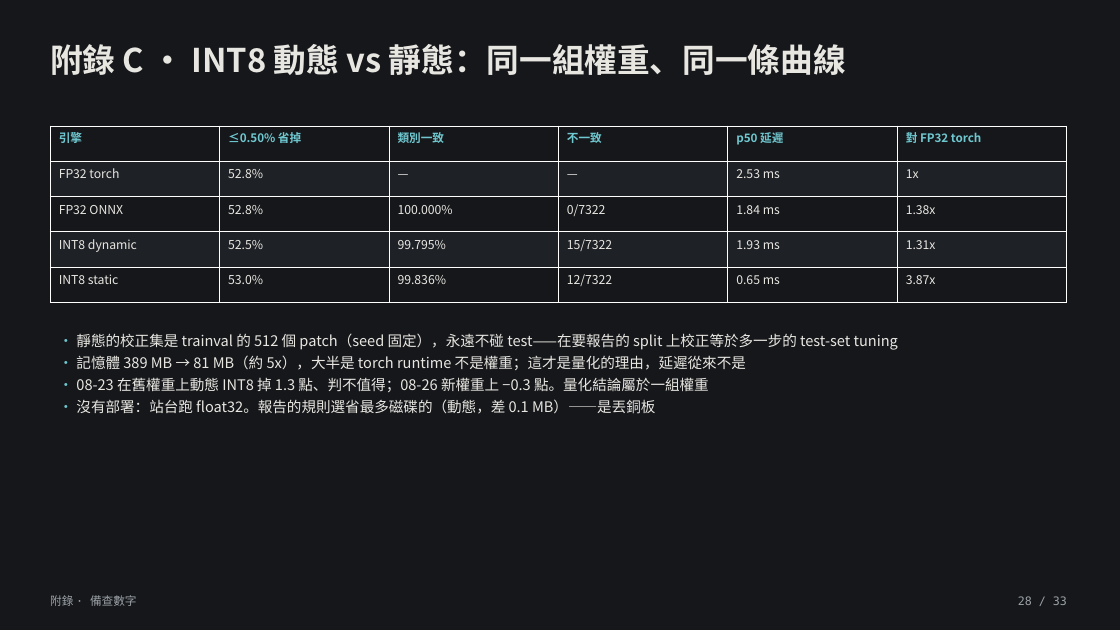
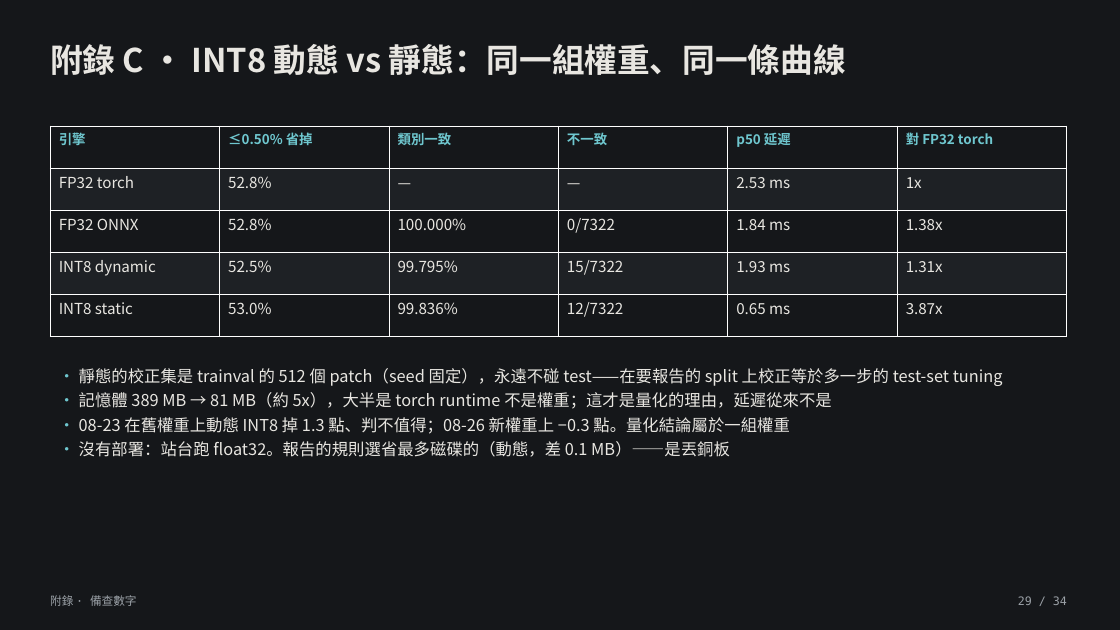
Before and after one commit to lin891020/aoi-agent, a slide deck: slide 29 of docs/deck/aoi-agent-journey.zh-TW.pptx (slide 28 before the commit). Drawn at 1120x630 pixels with LibreOffice and Linux fonts; fonts in the diff are those of the drawing. Boxes give left, top, right and bottom in pixels: in the first picture for what was removed or moved away, otherwise in the second. Text is boxed around its words. In the diff, an @@ line names an element or a change of style, - is before the commit and + after.

```diff
--- a/docs/deck/aoi-agent-journey.zh-TW.pptx
+++ b/docs/deck/aoi-agent-journey.zh-TW.pptx
@@ table at box(50, 126, 1069, 336) @@
@@ size 10 to 11.5 pt in "引擎", "≤0.50% 省掉", "類別一致", "不一致" and 2 more places @@
@@ size 10.5 to 13 pt in "FP32 torch", "52.8%", "—", "—" and 20 more places @@
@@ text "• 靜態的校正集是 trainval 的 512 ...": place and size @@
-text "• 靜態的校正集是 trainval 的 512 ..." at box(76, 333, 898, 414)
+text "• 靜態的校正集是 trainval 的 512 ..." at box(79, 368, 1003, 457)
@@ text "• 靜態的校正集是 trainval 的 512 ..." at box(79, 368, 1003, 457): size 12.5 to 14 pt @@
@@ text at box(1018, 596, 1067, 605): text changed @@
-28 / 33
+29 / 34
```
Also in this commit, not shown: 31 other slides changed, 2 slides added, 1 slide removed, 8 other files.
